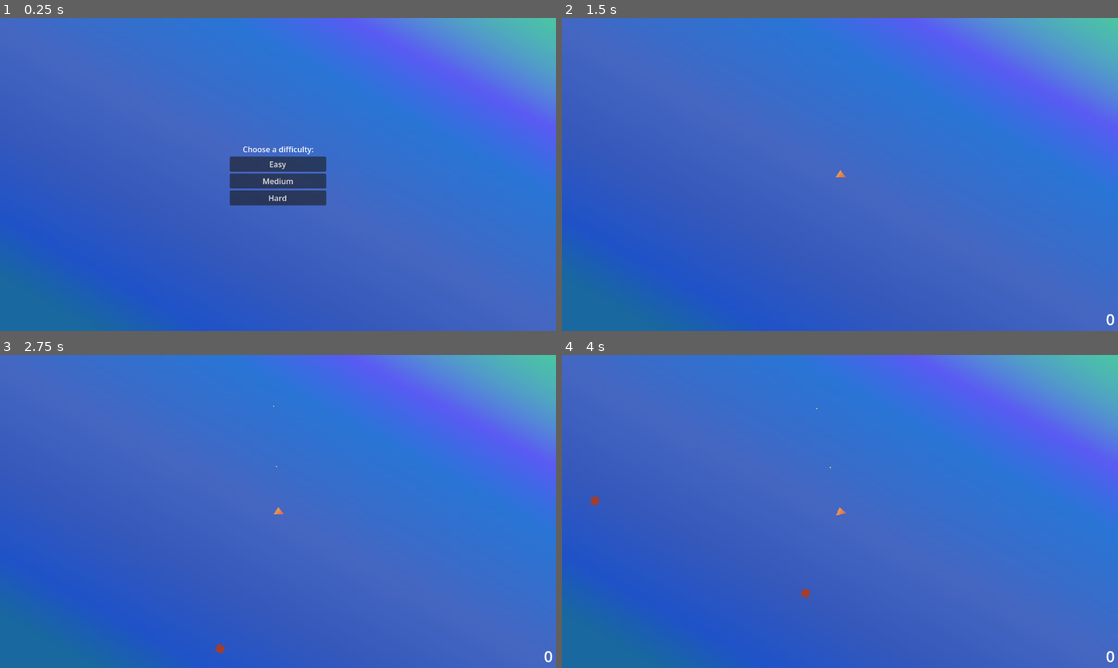
Above: before the commit, frames 1-4 (two rows, left to right).
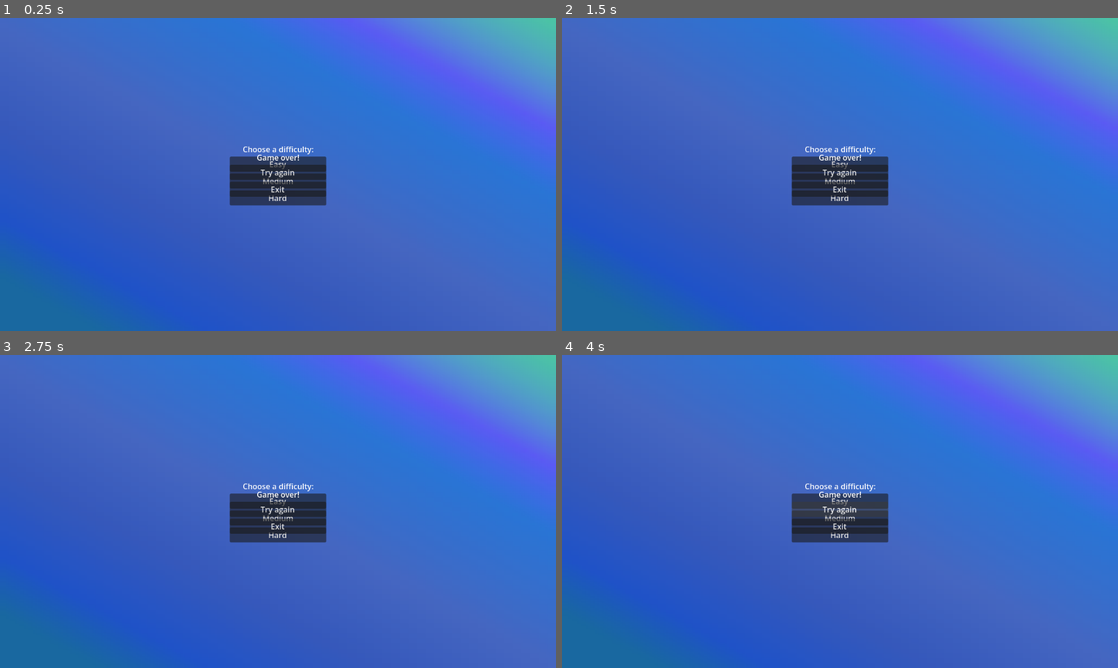
Above: after the commit, the same moments.

Repository: nskins/triangle-defender
Game: Godot game, scene res://world.tscn
Same seed, same stepped clock (60 frames per second), same inputs: the game is played once before the commit and once after it.
Inputs (mouse positions are in pixels of both pictures, inside the frame that each line leads up to):
- Up to frame 1 (0.25 s): no input
- Up to frame 2 (1.5 s): click (840, 171) at 0.5 s, where only the run after the commit has a clickable "Try again"; click "Easy" at 1.25 s
- Up to frame 3 (2.75 s): click (278, 502) at 2 s, where only the run after the commit has a clickable "Easy"
- Up to frame 4 (4 s): click (840, 508) at 2.75 s, where only the run after the commit has a clickable "Try again"; click (840, 508) at 3.5 s, where only the run after the commit has a clickable "Try again"

The runs differ from the first frame. In frame 1, 1.8% of the frame differs, in the area x 41-59%, y 43-58%; in frame 2, 2.9%; in frame 3, 3.0%; in frame 4, 3.0%, in the area x 5-100%, y 16-99%.

Commit message:
Start working on game over

Diff:
--- a/World.gd
+++ b/World.gd
@@ -51,3 +51,11 @@
 	$Triangle/ShootTimer.wait_time = 0.50
 	$MobTimer.wait_time = 0.75
 	startGame()
+
+
+func _on_exit_button_pressed() -> void:
+	get_tree().quit()
+
+
+func _on_try_again_button_pressed() -> void:
+	pass # Replace with function body.
--- a/world.tscn
+++ b/world.tscn
@@ -117,9 +117,40 @@
 layout_mode = 2
 text = "Hard"
 
+[node name="GameOverContainer" type="BoxContainer" parent="." unique_id=1365431094]
+offset_right = 1153.0
+offset_bottom = 648.0
+alignment = 1
+vertical = true
+
+[node name="Prompt" type="Label" parent="GameOverContainer" unique_id=353453981]
+layout_mode = 2
+text = "Game over!"
+horizontal_alignment = 1
+vertical_alignment = 1
+
+[node name="TryAgainBox" type="BoxContainer" parent="GameOverContainer" unique_id=568203917]
+layout_mode = 2
+alignment = 1
+
+[node name="TryAgainButton" type="Button" parent="GameOverContainer/TryAgainBox" unique_id=1483805163]
+custom_minimum_size = Vector2(200, 0)
+layout_mode = 2
+text = "Try again"
+
+[node name="ExitBox" type="BoxContainer" parent="GameOverContainer" unique_id=1480585554]
+layout_mode = 2
+alignment = 1
+
+[node name="ExitButton" type="Button" parent="GameOverContainer/ExitBox" unique_id=2095960283]
+custom_minimum_size = Vector2(200, 0)
+layout_mode = 2
+text = "Exit"
+
 [connection signal="area_entered" from="Triangle" to="Triangle" method="_on_area_entered"]
 [connection signal="timeout" from="Triangle/ShootTimer" to="Triangle" method="_on_shoot_timer_timeout"]
 [connection signal="timeout" from="MobTimer" to="." method="_on_mob_timer_timeout"]
 [connection signal="pressed" from="DifficultyContainer/EasyBox/EasyButton" to="." method="_on_easy_button_pressed"]
 [connection signal="pressed" from="DifficultyContainer/MediumBox/MediumButton" to="." method="_on_medium_button_pressed"]
 [connection signal="pressed" from="DifficultyContainer/HardBox/HardButton" to="." method="_on_hard_button_pressed"]
+[connection signal="pressed" from="GameOverContainer/ExitBox/ExitButton" to="." method="_on_exit_button_pressed"]
